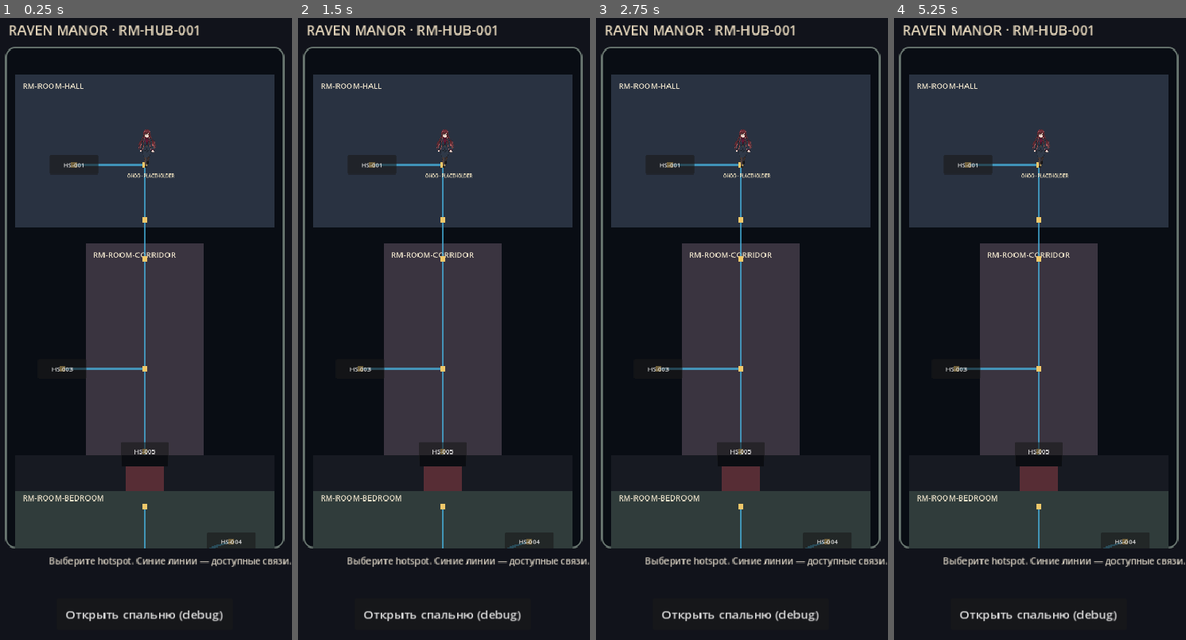
Above: before the commit, frames 1-4 (left to right).
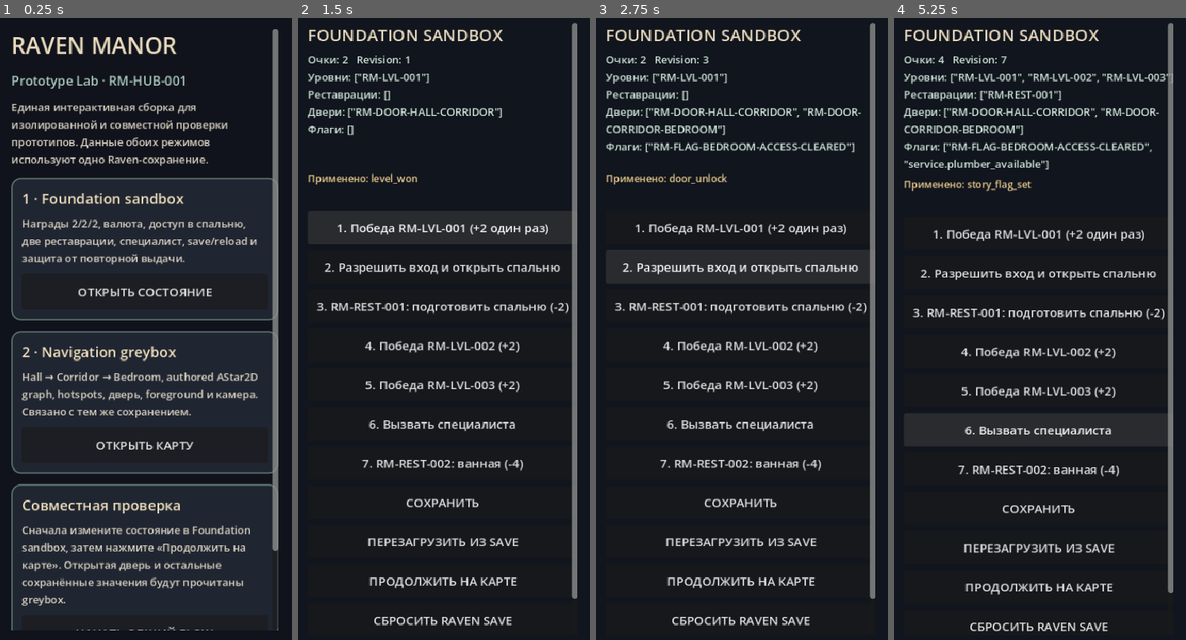
Above: after the commit, the same moments.

Repository: bezdredoff/RavenManor-Godot
Game: Godot game, scene res://scenes/raven/prototype_launcher.tscn
The game is run twice, just before and just after one commit, with the same random seed, the same clock (stepped at 60 frames per second) and the same inputs. Before the commit the project starts from res://scenes/raven/manor_greybox.tscn.
Inputs (mouse positions are in pixels of both pictures, inside the frame that each line leads up to):
- Up to frame 1 (0.25 s): no input
- Up to frame 2 (1.5 s): click (444, 291) at 0.5 s, where only the run after the commit has a clickable "ОТКРЫТЬ СОСТОЯНИЕ"; click (444, 229) at 1.25 s, where only the run after the commit has a clickable "1. Победа RM-LVL-001 (+2 один…"
- Up to frame 3 (2.75 s): click (742, 266) at 2 s, where only the run after the commit has a clickable "2. Разрешить вход и открыть с…"
- Up to frame 4 (5.25 s): click (1040, 304) at 2.75 s, where only the run after the commit has a clickable "3. RM-REST-001: подготовить с…"; click (1040, 347) at 3.5 s, where only the run after the commit has a clickable "4. Победа RM-LVL-002 (+2)"; click (1040, 384) at 4.25 s, where only the run after the commit has a clickable "5. Победа RM-LVL-003 (+2)"; click (1040, 422) at 5 s, where only the run after the commit has a clickable "6. Вызвать специалиста"

The runs differ from the first frame. In frame 1, 51% of the frame differs, in the area x 1-100%, y 1-99%; in frame 2, 50%; in frame 3, 51%; in frame 4, 51%.

Commit message:
Add interactive Prototype Lab and Pages deployment

Diff:
--- a/project.godot
+++ b/project.godot
@@ -4,7 +4,7 @@
 [application]
 
 config/name="Raven Manor"
-run/main_scene="res://scenes/raven/manor_greybox.tscn"
+run/main_scene="res://scenes/raven/prototype_launcher.tscn"
 config/features=PackedStringArray("4.7", "GL Compatibility")
 
 [display]
--- /dev/null
+++ b/scenes/raven/foundation_lab.tscn
@@ -0,0 +1,12 @@
+[gd_scene load_steps=2 format=3]
+
+[ext_resource path="res://scripts/raven/foundation_lab.gd" type="Script" id="1"]
+
+[node name="FoundationLab" type="Control"]
+layout_mode = 3
+anchors_preset = 15
+anchor_right = 1.0
+anchor_bottom = 1.0
+grow_horizontal = 2
+grow_vertical = 2
+script = ExtResource("1")
--- /dev/null
+++ b/scenes/raven/prototype_launcher.tscn
@@ -0,0 +1,12 @@
+[gd_scene load_steps=2 format=3]
+
+[ext_resource path="res://scripts/raven/prototype_launcher.gd" type="Script" id="1"]
+
+[node name="PrototypeLauncher" type="Control"]
+layout_mode = 3
+anchors_preset = 15
+anchor_right = 1.0
+anchor_bottom = 1.0
+grow_horizontal = 2
+grow_vertical = 2
+script = ExtResource("1")
--- /dev/null
+++ b/scripts/raven/foundation_lab.gd
@@ -0,0 +1,84 @@
+extends Control
+
+const Snapshot = preload("res://scripts/raven/raven_snapshot.gd")
+const Reducer = preload("res://scripts/raven/raven_reducer.gd")
+const Store = preload("res://scripts/raven/raven_campaign_store.gd")
+
+var store := Store.new()
+var state := Snapshot.fresh()
+var summary: Label
+var feedback: Label
+var event_serial := 0
+
+
+func _ready() -> void:
+	state = store.load_campaign()
+	_build_ui(); _refresh("Состояние загружено: " + store.last_load_report.detail)
+
+
+func _build_ui() -> void:
+	set_anchors_and_offsets_preset(Control.PRESET_FULL_RECT)
+	var background := ColorRect.new(); background.color = Color("11151d"); background.set_anchors_and_offsets_preset(Control.PRESET_FULL_RECT); add_child(background)
+	var margin := MarginContainer.new(); margin.set_anchors_and_offsets_preset(Control.PRESET_FULL_RECT)
+	for side in ["margin_left", "margin_right", "margin_top", "margin_bottom"]: margin.add_theme_constant_override(side, 16)
+	add_child(margin)
+	var scroll := ScrollContainer.new(); margin.add_child(scroll)
+	var column := VBoxContainer.new(); column.custom_minimum_size = Vector2(358, 0); column.add_theme_constant_override("separation", 8); scroll.add_child(column)
+	var heading := _label("FOUNDATION SANDBOX", 22, Color("eadbbf")); column.add_child(heading)
+	summary = _label("", 14, Color("cfe5da")); summary.autowrap_mode = TextServer.AUTOWRAP_WORD_SMART; summary.custom_minimum_size = Vector2(0, 150); column.add_child(summary)
+	feedback = _label("", 13, Color("e8c98d")); feedback.autowrap_mode = TextServer.AUTOWRAP_WORD_SMART; feedback.custom_minimum_size = Vector2(0, 44); column.add_child(feedback)
+	_add_action(column, "1. Победа RM-LVL-001 (+2 один раз)", _event.bind("level_won", {"levelId": "RM-LVL-001"}))
+	_add_action(column, "2. Разрешить вход и открыть спальню", _bedroom_access)
+	_add_action(column, "3. RM-REST-001: подготовить спальню (-2)", _event.bind("restoration_purchase", {"restorationId": "RM-REST-001"}))
+	_add_action(column, "4. Победа RM-LVL-002 (+2)", _event.bind("level_won", {"levelId": "RM-LVL-002"}))
+	_add_action(column, "5. Победа RM-LVL-003 (+2)", _event.bind("level_won", {"levelId": "RM-LVL-003"}))
+	_add_action(column, "6. Вызвать специалиста", _event.bind("story_flag_set", {"flagId": "service.plumber_available"}))
+	_add_action(column, "7. RM-REST-002: ванная (-4)", _event.bind("restoration_purchase", {"restorationId": "RM-REST-002"}))
+	_add_action(column, "СОХРАНИТЬ", _save)
+	_add_action(column, "ПЕРЕЗАГРУЗИТЬ ИЗ SAVE", _reload)
+	_add_action(column, "ПРОДОЛЖИТЬ НА КАРТЕ", func(): _save(); get_tree().change_scene_to_file("res://scenes/raven/manor_greybox.tscn"))
+	_add_action(column, "СБРОСИТЬ RAVEN SAVE", _reset)
+	_add_action(column, "← К СПИСКУ ПРОТОТИПОВ", func(): get_tree().change_scene_to_file("res://scenes/raven/prototype_launcher.tscn"))
+
+
+func _add_action(parent: VBoxContainer, text: String, action: Callable) -> void:
+	var button := Button.new(); button.text = text; button.custom_minimum_size = Vector2(0, 44); button.pressed.connect(action); parent.add_child(button)
+
+
+func _event(type: String, payload: Dictionary) -> void:
+	event_serial += 1
+	var command := payload.duplicate(true); command.type = type; command.eventId = "lab-%d-%d" % [Time.get_ticks_msec(), event_serial]
+	var result := Reducer.apply(state, command)
+	if result.ok:
+		state = result.state; _save(); _refresh("Применено: %s%s" % [type, " (duplicate)" if result.duplicate else ""])
+	else:
+		_refresh("Отклонено: " + str(result.error))
+
+
+func _bedroom_access() -> void:
+	_event("story_flag_set", {"flagId": "RM-FLAG-BEDROOM-ACCESS-CLEARED"})
+	_event("door_unlock", {"doorId": "RM-DOOR-CORRIDOR-BEDROOM"})
+
+
+func _save() -> void:
+	_refresh("Сохранено." if store.save_campaign(state) else "Ошибка сохранения.")
+
+
+func _reload() -> void:
+	state = store.load_campaign(); _refresh("Перезагружено: " + store.last_load_report.detail)
+
+
+func _reset() -> void:
+	store.reset_campaign(); state = Snapshot.fresh(); _refresh("Raven save сброшен.")
+
+
+func _refresh(message: String) -> void:
+	if not is_instance_valid(summary): return
+	summary.text = "Очки: %d   Revision: %d\nУровни: %s\nРеставрации: %s\nДвери: %s\nФлаги: %s" % [
+		state.workPoints, state.revision, str(state.firstClearLevels), str(state.completedRestorations), str(state.unlockedDoors), str(state.storyFlags)
+	]
+	feedback.text = message
+
+
+func _label(text: String, size: int, color: Color) -> Label:
+	var label := Label.new(); label.text = text; label.add_theme_font_size_override("font_size", size); label.add_theme_color_override("font_color", color); return label
--- a/scripts/raven/manor_greybox.gd
+++ b/scripts/raven/manor_greybox.gd
@@ -84,6 +84,8 @@
 	feedback.horizontal_alignment = HORIZONTAL_ALIGNMENT_CENTER; add_child(feedback)
 	var unlock := Button.new(); unlock.text = "Открыть спальню (debug)"; unlock.position = Vector2(78, 778); unlock.size = Vector2(234, 42)
 	unlock.pressed.connect(_unlock_bedroom); add_child(unlock)
+	var back := Button.new(); back.text = "←"; back.position = Vector2(334, 8); back.size = Vector2(42, 34); back.tooltip_text = "К списку прототипов"
+	back.pressed.connect(func(): get_tree().change_scene_to_file("res://scenes/raven/prototype_launcher.tscn")); add_child(back)
 
 
 func _add_room(rect: Rect2, room_id: String, color: Color) -> void:
--- /dev/null
+++ b/scripts/raven/prototype_launcher.gd
@@ -0,0 +1,61 @@
+extends Control
+
+const FOUNDATION_SCENE := "res://scenes/raven/foundation_lab.tscn"
+const NAVIGATION_SCENE := "res://scenes/raven/manor_greybox.tscn"
+
+
+func _ready() -> void:
+	set_anchors_and_offsets_preset(Control.PRESET_FULL_RECT)
+	var background := ColorRect.new(); background.color = Color("10131b"); background.set_anchors_and_offsets_preset(Control.PRESET_FULL_RECT); add_child(background)
+	var margin := MarginContainer.new(); margin.set_anchors_and_offsets_preset(Control.PRESET_FULL_RECT)
+	margin.add_theme_constant_override("margin_left", 18); margin.add_theme_constant_override("margin_right", 18)
+	margin.add_theme_constant_override("margin_top", 24); margin.add_theme_constant_override("margin_bottom", 24); add_child(margin)
+	var scroll := ScrollContainer.new(); margin.add_child(scroll)
+	var column := VBoxContainer.new(); column.custom_minimum_size = Vector2(354, 0); column.add_theme_constant_override("separation", 14); scroll.add_child(column)
+	column.add_child(_title("RAVEN MANOR", 30, Color("eadbbf")))
+	column.add_child(_title("Prototype Lab · RM-HUB-001", 17, Color("a9c8be")))
+	column.add_child(_paragraph("Единая интерактивная сборка для изолированной и совместной проверки прототипов. Данные обоих режимов используют одно Raven-сохранение."))
+	column.add_child(_card(
+		"1 · Foundation sandbox",
+		"Награды 2/2/2, валюта, доступ в спальню, две реставрации, специалист, save/reload и защита от повторной выдачи.",
+		"ОТКРЫТЬ СОСТОЯНИЕ",
+		_open.bind(FOUNDATION_SCENE)
+	))
+	column.add_child(_card(
+		"2 · Navigation greybox",
+		"Hall → Corridor → Bedroom, authored AStar2D graph, hotspots, дверь, foreground и камера. Связано с тем же сохранением.",
+		"ОТКРЫТЬ КАРТУ",
+		_open.bind(NAVIGATION_SCENE)
+	))
+	column.add_child(_card(
+		"Совместная проверка",
+		"Сначала измените состояние в Foundation sandbox, затем нажмите «Продолжить на карте». Открытая дверь и остальные сохранённые значения будут прочитаны greybox.",
+		"НАЧАТЬ ОБЩИЙ FLOW",
+		_open.bind(FOUNDATION_SCENE)
+	))
+	column.add_child(_paragraph("PR 3 Match-3/VN integration ещё не реализован. Prototype Lab не выдаёт его за готовый vertical slice."))
+
+
+func _open(path: String) -> void:
+	get_tree().change_scene_to_file(path)
+
+
+func _card(heading: String, description: String, button_text: String, action: Callable) -> PanelContainer:
+	var panel := PanelContainer.new(); panel.add_theme_stylebox_override("panel", _panel(Color("202631"), Color("566c67"), 2, 12))
+	var box := VBoxContainer.new(); box.add_theme_constant_override("separation", 10); panel.add_child(box)
+	var title := _title(heading, 19, Color("f0dfbd")); box.add_child(title)
+	box.add_child(_paragraph(description))
+	var button := Button.new(); button.text = button_text; button.custom_minimum_size = Vector2(0, 48); button.pressed.connect(action); box.add_child(button)
+	return panel
+
+
+func _title(text: String, size: int, color: Color) -> Label:
+	var label := Label.new(); label.text = text; label.add_theme_font_size_override("font_size", size); label.add_theme_color_override("font_color", color); return label
+
+
+func _paragraph(text: String) -> Label:
+	var label := _title(text, 14, Color("d8d0c1")); label.autowrap_mode = TextServer.AUTOWRAP_WORD_SMART; label.custom_minimum_size = Vector2(0, 54); return label
+
+
+func _panel(background: Color, border: Color, width: int, radius: int) -> StyleBoxFlat:
+	var style := StyleBoxFlat.new(); style.bg_color = background; style.border_color = border; style.set_border_width_all(width); style.set_corner_radius_all(radius); style.content_margin_left = 14; style.content_margin_right = 14; style.content_margin_top = 14; style.content_margin_bottom = 14; return style
--- /dev/null
+++ b/tests/raven/prototype_lab_smoke.gd
@@ -0,0 +1,18 @@
+extends SceneTree
+
+const SCENES := [
+	"res://scenes/raven/prototype_launcher.tscn",
+	"res://scenes/raven/foundation_lab.tscn",
+	"res://scenes/raven/manor_greybox.tscn",
+]
+
+
+func _initialize() -> void:
+	for path in SCENES:
+		var packed: PackedScene = load(path)
+		assert(packed != null, "Missing prototype scene: " + path)
+		var instance := packed.instantiate()
+		assert(instance != null and instance is Control)
+		instance.free()
+	print("Raven Manor Prototype Lab smoke passed (launcher, foundation and navigation scenes).")
+	quit()
Not shown, added: export_presets.cfg
Not shown, added: scripts/raven/foundation_lab.gd.uid
Not shown, added: scripts/raven/prototype_launcher.gd.uid
Not shown, added: tests/raven/prototype_lab_smoke.gd.uid
Not shown, added: .github/workflows/pages.yml
Not shown, changed: README.md
Not shown, changed: check.ps1
Not shown, added: docs/PROTOTYPE_LAB_AND_PAGES.md
Not shown, changed: scripts/check.sh
Not shown, added: scripts/export-web.ps1
